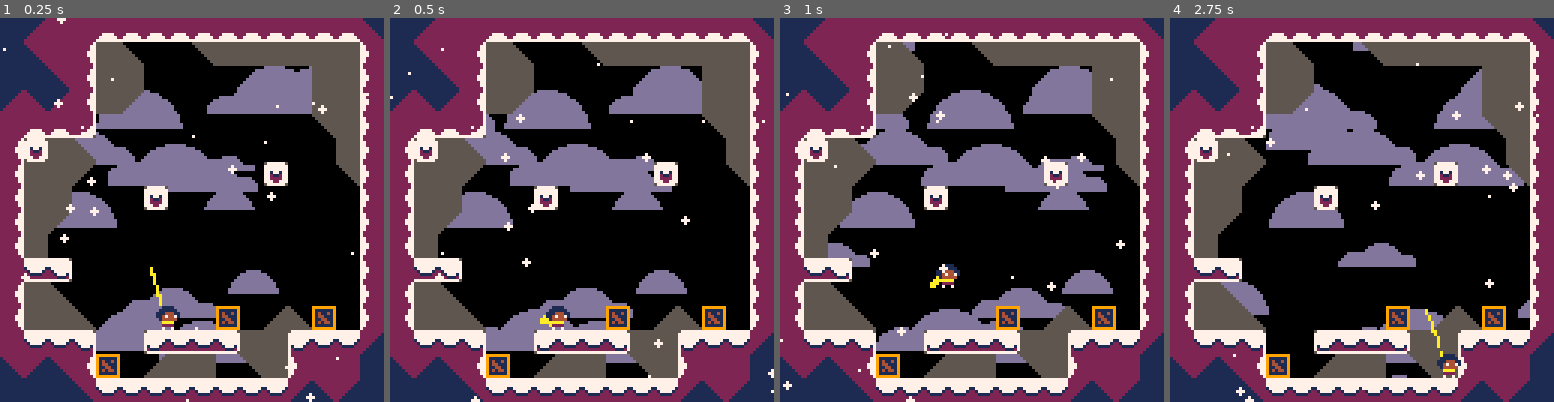
Above: before the commit, frames 1-4 (left to right).
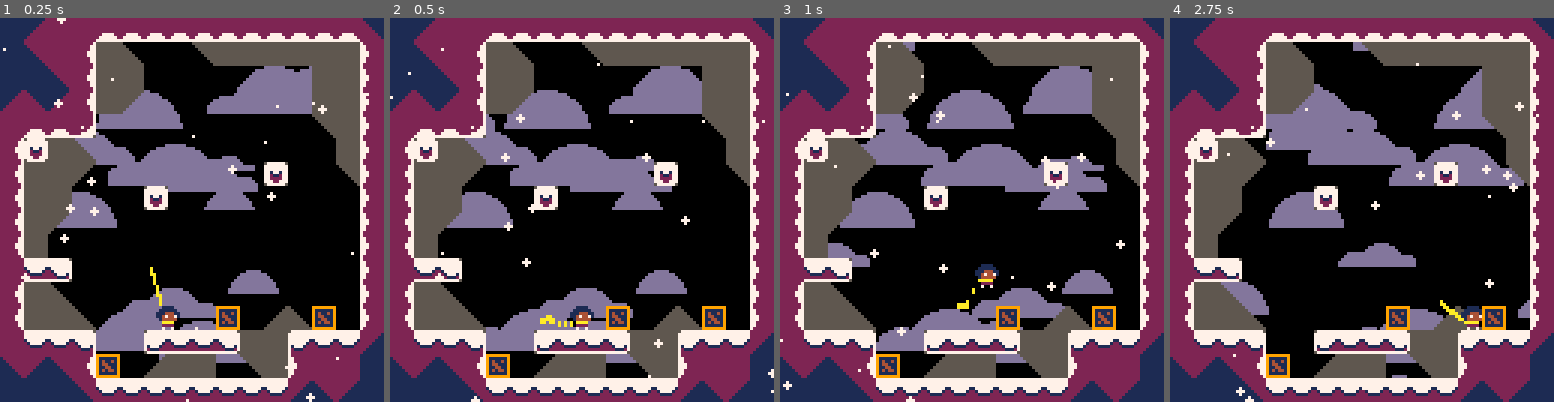
Above: after the commit, the same moments.

Repository: ExOK/Celeste2
Game: PICO-8 cartridge celeste2.p8
Same seed, same stepped clock (60 frames per second), same inputs: the game is played once before the commit and once after it.
Inputs:
- Up to frame 1 (0.25 s): no input
- Up to frame 2 (0.5 s): tap X (X key) at 0.33 s
- Up to frame 3 (1 s): tap O (Z key) at 0.7 s
- Up to frame 4 (2.75 s): tap X (X key) at 1.07, 1.85 s; hold Right 1.6-2.1 s; tap O (Z key) at 1.7, 2.1, 2.5 s; hold Up 2.15-2.42 s; hold Right from 2.47 s (still down)

Frame 1 is identical in both runs. In frame 2, 0.5% of the frame differs, in the area x 39-54%, y 75-82%; in frame 3, 0.6%; in frame 4, 0.7%, in the area x 66-82%, y 73-94%.

Commit message:
grapple works!

Diff:
--- a/player.lua
+++ b/player.lua
@@ -16,19 +16,7 @@
 player.state = 0
 player.frame = 0
 
-player.init = function(self)
-	self.spr = self.tile
-	self.hit_x = -3
-	self.hit_y = -6
-	self.hit_w = 6
-	self.hit_h = 6
-
-	self.scarf = {}
-	for i = 0,4 do
-		add(self.scarf, { x = self.x, y = self.y })
-	end
-
-end
+-- Grapple Functions
 
 player.start_grapple = function(self)
 	self.state = 1
@@ -78,6 +66,9 @@
 	self.state = 2
 	self.grapple_wave = 1.5
 	freeze_time = 2
+
+	self.speed_x = self.grapple_dir_x * 8
+	self.speed_y = self.grapple_dir_y * 8
 end
 
 player.draw_grapple = function(self)
@@ -87,13 +78,28 @@
 	else
 		if (self.grapple_dir_x != 0) then
 			--horizontal
-			draw_sine_h(self.x, self.grapple_x, self.y - 3, 7, 3 * self.grapple_wave, 0.666, 0.08, 6)
+			draw_sine_h(self.x, self.grapple_x, self.y - 3, 7, 3 * self.grapple_wave, 0.2, 0.08, 6)
 		else
 			--vertical
-			draw_sine_v(self.y - 3, self.grapple_y, self.x, 7, 3 * self.grapple_wave, 0.666, 0.08, 6)
-		end
-	end
-
+			draw_sine_v(self.y - 3, self.grapple_y, self.x, 7, 3 * self.grapple_wave, 0.2, 0.08, 6)
+		end
+	end
+
+end
+
+-- Events
+
+player.init = function(self)
+	self.spr = self.tile
+	self.hit_x = -3
+	self.hit_y = -6
+	self.hit_w = 6
+	self.hit_h = 6
+
+	self.scarf = {}
+	for i = 0,4 do
+		add(self.scarf, { x = self.x, y = self.y })
+	end
 end
 
 player.update = function(self)
@@ -193,6 +199,14 @@
 	elseif (self.state == 2) then
 		-- grapple attached state
 
+		if (self.grapple_dir_x != 0) then
+			self.speed_x = approach(self.speed_x, self.grapple_dir_x * 5, 0.25)
+			self.speed_y = approach(self.speed_y, 0, 0.4)
+		else
+			self.speed_x = approach(self.speed_x, 0, 0.4)
+			self.speed_y = approach(self.speed_y, self.grapple_dir_y * 5, 0.25)
+		end
+
 		-- grapple wave
 		self.grapple_wave = approach(self.grapple_wave, 0, 0.6)
 
